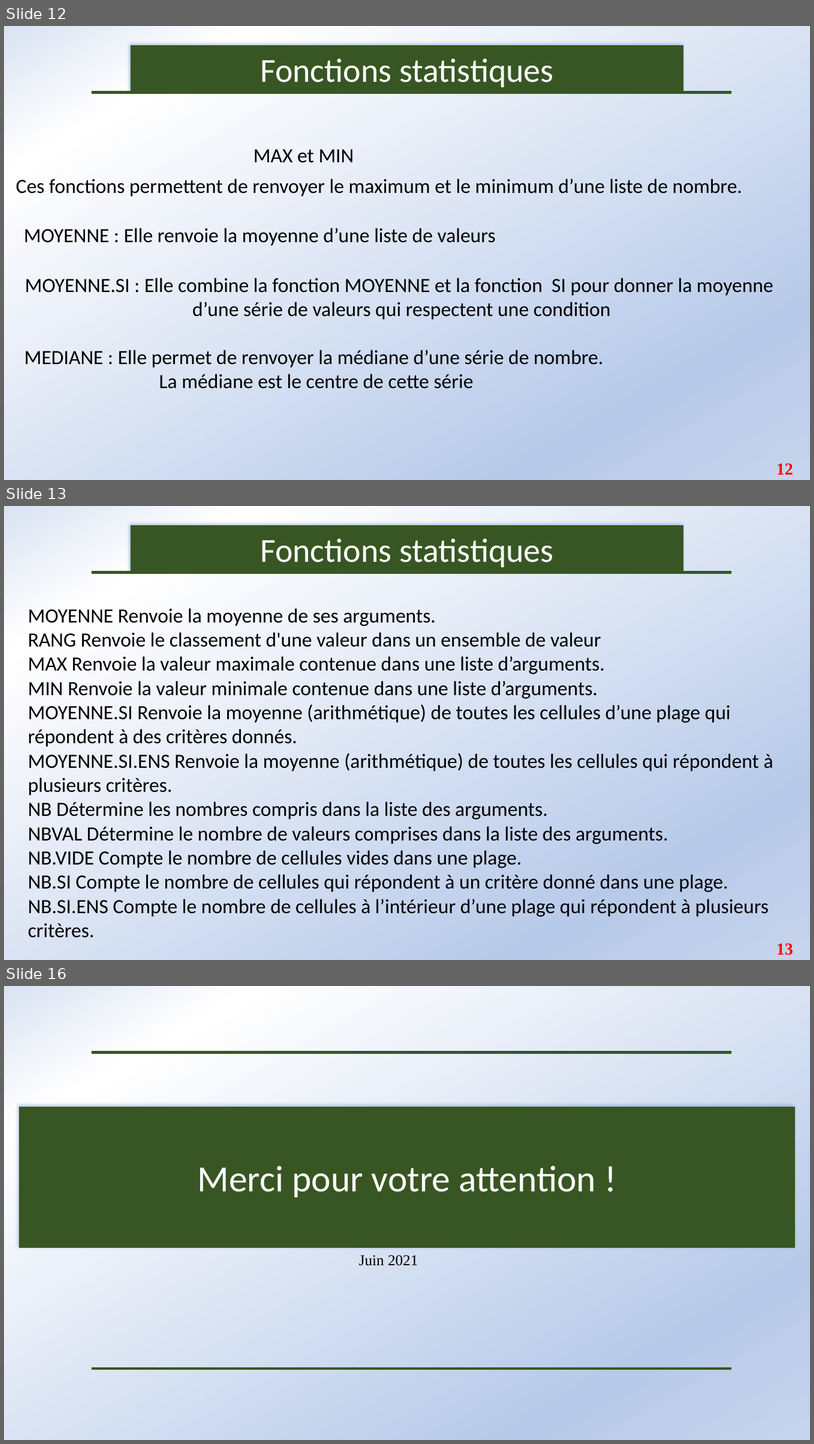
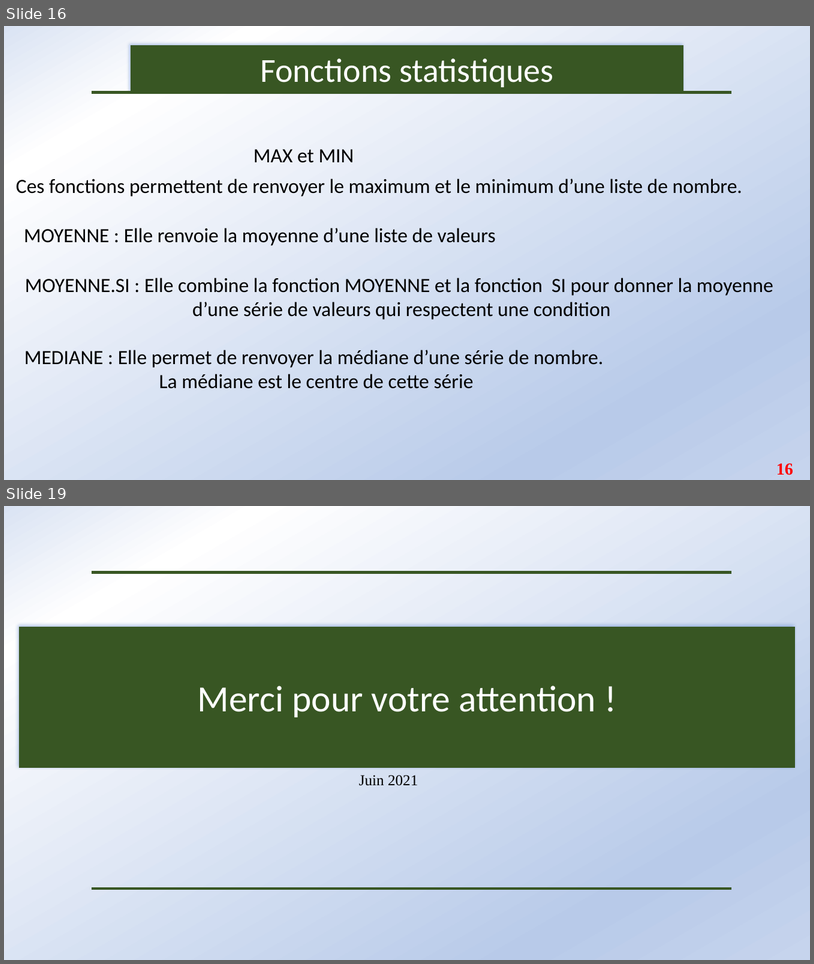
Before and after one commit to Abson-dev/Formation-Excel-IFDC, a slide deck: Cours/IFDC_2.pptx. Shown one above the other, each under a label of ours: slides 12, 13 and 16 before the commit, slides 16 and 19 after it; the slides between them are not shown. The pictures are 814x1444 and 814x964 pixels, drawn with LibreOffice and Linux fonts; fonts in the diff are those of the drawing. Boxes give left, top, right and bottom in pixels: in the first picture for what was removed or moved away, otherwise in the second. Text is boxed around its words. In the diff, an @@ line names an element or a change of style, - is before the commit and + after.

```diff
--- a/Cours/IFDC_2.pptx
+++ b/Cours/IFDC_2.pptx
@@ slide 13 removed at box(4, 506, 810, 960), background gradient #DAE3F3 to #FFFFFF to #B8CAE9 to #C6D4ED @@
@@ rectangle removed at box(131, 525, 684, 572) @@
-Fonctions statistiques
@@ line removed from (92, 573) to (732, 573) @@
@@ text removed at box(28, 608, 774, 937) @@
-MOYENNE Renvoie la moyenne de ses arguments.
-RANG Renvoie le classement d'une valeur dans un ensemble de valeur
-MAX Renvoie la valeur maximale contenue dans une liste d’arguments.
-MIN Renvoie la valeur minimale contenue dans une liste d’arguments.
-MOYENNE.SI Renvoie la moyenne (arithmétique) de toutes les cellules d’une plage qui répondent à des critères donnés.
-MOYENNE.SI.ENS Renvoie la moyenne (arithmétique) de toutes les cellules qui répondent à plusieurs critères.
-NB Détermine les nombres compris dans la liste des arguments.
-NBVAL Détermine le nombre de valeurs comprises dans la liste des arguments.
-NB.VIDE Compte le nombre de cellules vides dans une plage.
-NB.SI Compte le nombre de cellules qui répondent à un critère donné dans une plage.
-NB.SI.ENS Compte le nombre de cellules à l’intérieur d’une plage qui répondent à plusieurs critères.
@@ page number removed at box(777, 943, 794, 955) @@
-13
@@ what was slide 12 is now slide 16 @@
@@ page number at box(777, 463, 794, 475): text changed @@
-12
+16
@@ what was slide 16 is now slide 19 @@
```
Also in this commit, not shown: 3 slides changed, 4 slides added.
